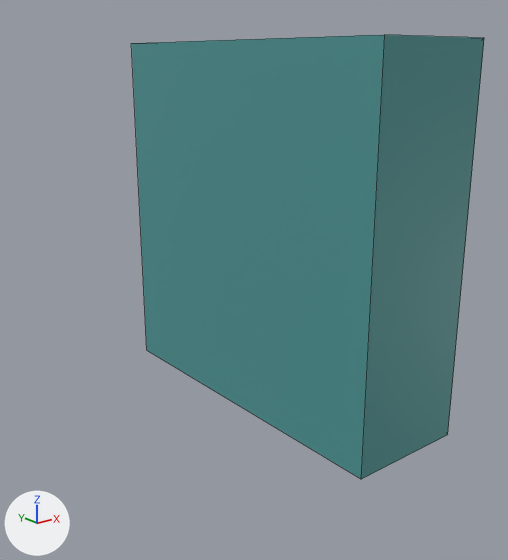
Renders of the FBX model ProjetSCP/Assets/Meshes/Tests/SM_box3x3.fbx from each side of a commit.
Camera for both pictures: a 50 mm camera at (-8.67, -5.89, -0.28) aimed at (-1.87, 2.62, -3.68). The lights are fixed; the arrows at lower left show +X, +Y and +Z. Mesh edges are drawn as thin lines. Where no turn or scale is listed for an object, it has been applied to the vertices. Vertices at the same position are counted once.

The first picture shows 'normal1'.
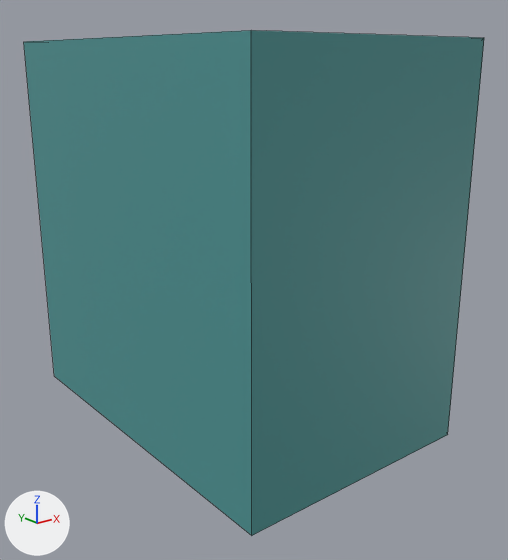
Diff of the bpy script that builds the scene:
```diff
--- a/ProjetSCP/Assets/Meshes/Tests/SM_box3x3.fbx.py
+++ b/ProjetSCP/Assets/Meshes/Tests/SM_box3x3.fbx.py
@@ me_normal1 @@
 me_normal1.from_pydata(...)  # 16 vertices, 14 faces; spans x -2.0..0.0, y 0.0..6.0, z -6.0..0.0
 # used by ob_normal1; location = (0.0, 0.0, 0.0)
 # before: 4 (-1.9, 0.07, -5.93), 5 (-1.9, 0.07, -0.07), 6 (-1.9, 5.93, -0.07), 7 (-1.9, 5.93, -5.93), 8 (-2.0, 6.0, -6.0) at pixel (146, 350)
 # before: 11 (-2.0, 0.0, -6.0) at pixel (361, 479), 12 (-2.0, 6.0, 0.0) at pixel (131, 43), 15 (-2.0, 0.0, 0.0) at pixel (384, 34)
+# me_normal1 part 1
+for i in [*range(4, 9), 11, 12, 15]: me_normal1.vertices[i].co += Vector((-2.0, 0.0, 0.0))
 me_normal1.materials.append(mat_murcote)
```

Pixel boxes (x1, y1, x2, y2) of what changed, in the pictures (508 x 560 px):
'normal1', reshaped (30% wider, 14% taller): before (131, 35, 484, 479); after (24, 30, 484, 535)
